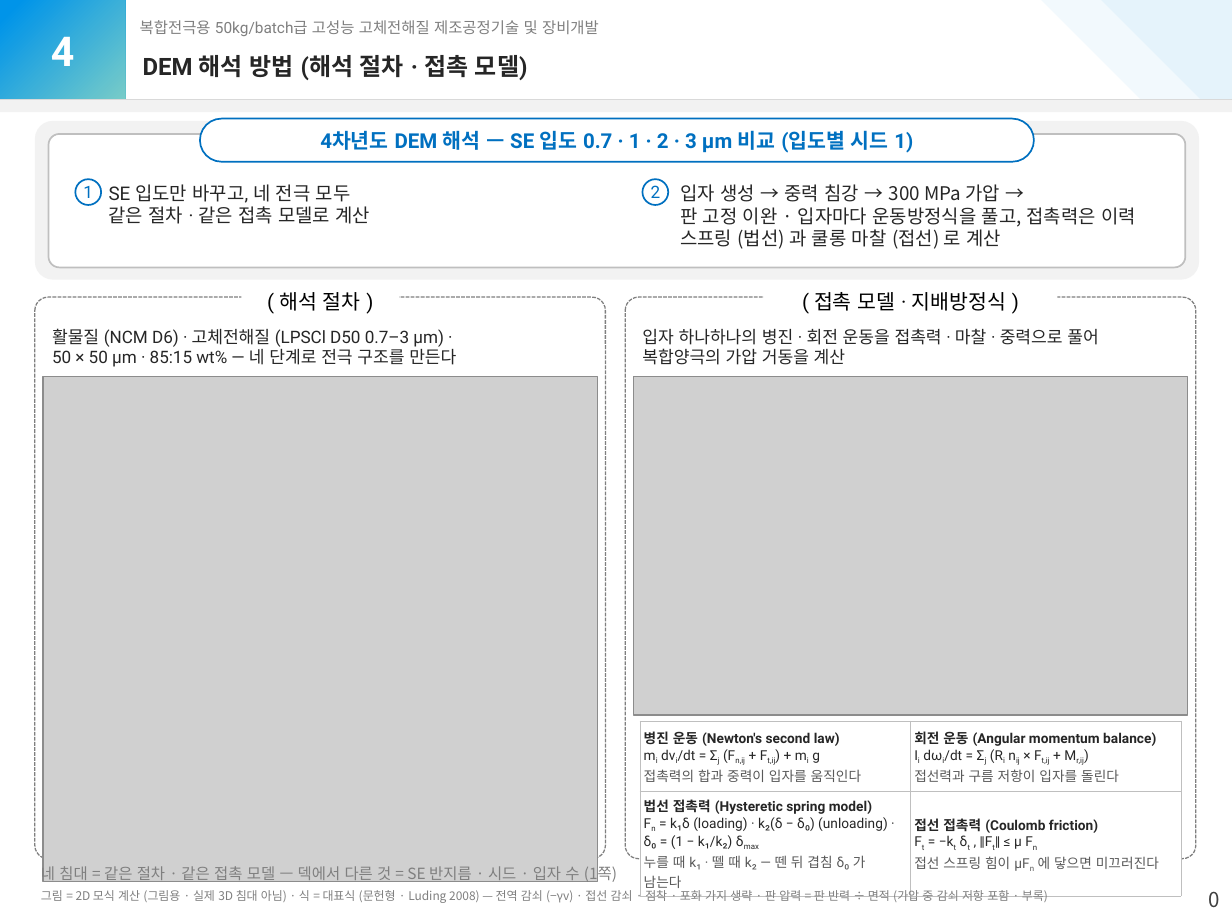
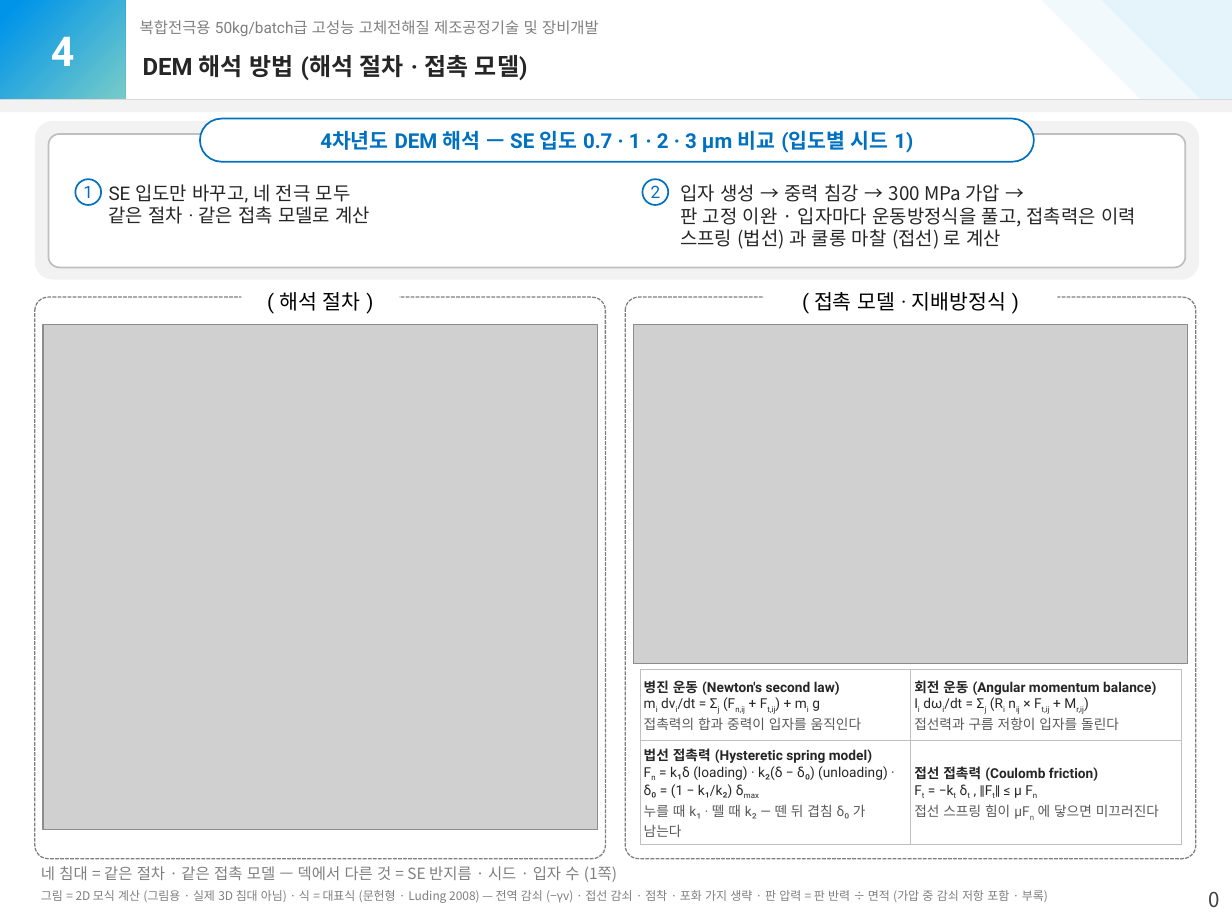
Before and after one commit to yonghoon7153-source/Yonghoon-DEM-DFT, a slide deck: slide 1 of docs/50kg/report_y4/draft3/kg50_report_y4_draft3.pptx. Drawn at 1232x924 pixels with LibreOffice and Linux fonts; fonts in the diff are those of the drawing; grey boxes stand for pictures. Boxes give left, top, right and bottom in pixels: in the first picture for what was removed or moved away, otherwise in the second. Text is boxed around its words. In the diff, an @@ line names an element or a change of style, - is before the commit and + after.

```diff
--- a/docs/50kg/report_y4/draft3/kg50_report_y4_draft3.pptx
+++ b/docs/50kg/report_y4/draft3/kg50_report_y4_draft3.pptx
@@ text removed at (52, 328, 456, 367) @@
-활물질 (NCM D6) · 고체전해질 (LPSCl D50 0.7–3 µm) ·
-50 × 50 µm · 85:15 wt% — 네 단계로 전극 구조를 만든다
@@ text removed at (642, 329, 1098, 365) @@
-입자 하나하나의 병진 · 회전 운동을 접촉력 · 마찰 · 중력으로 풀어 복합양극의 가압 거동을 계산
@@ 2 pictures, 1 table: place and size @@
-2 pictures, 1 table at (43, 376, 1188, 896)
+2 pictures, 1 table at (43, 325, 1188, 845)
```
Also in this commit, not shown: 1 other slide changed, 7 other files.
